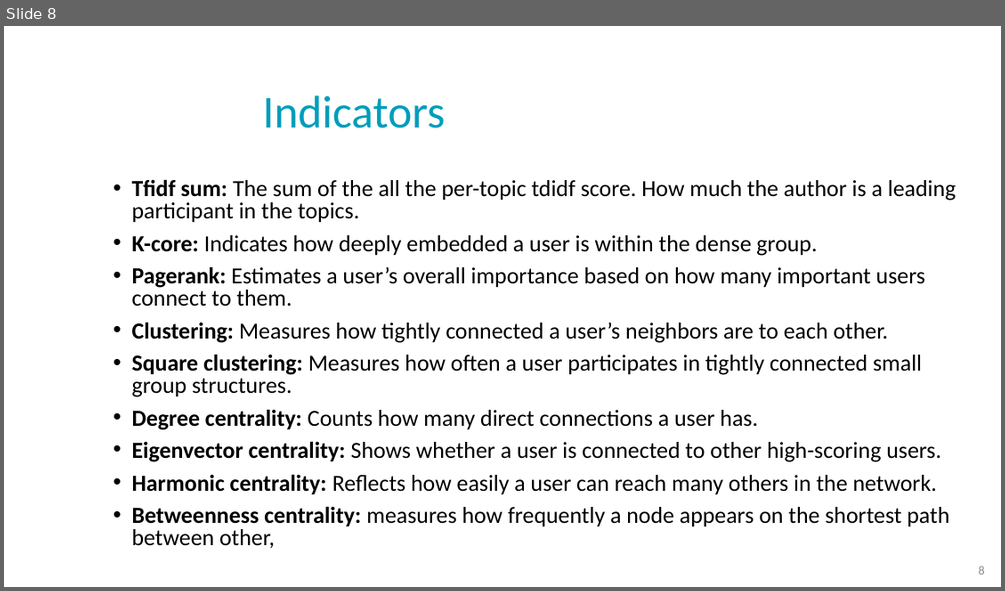
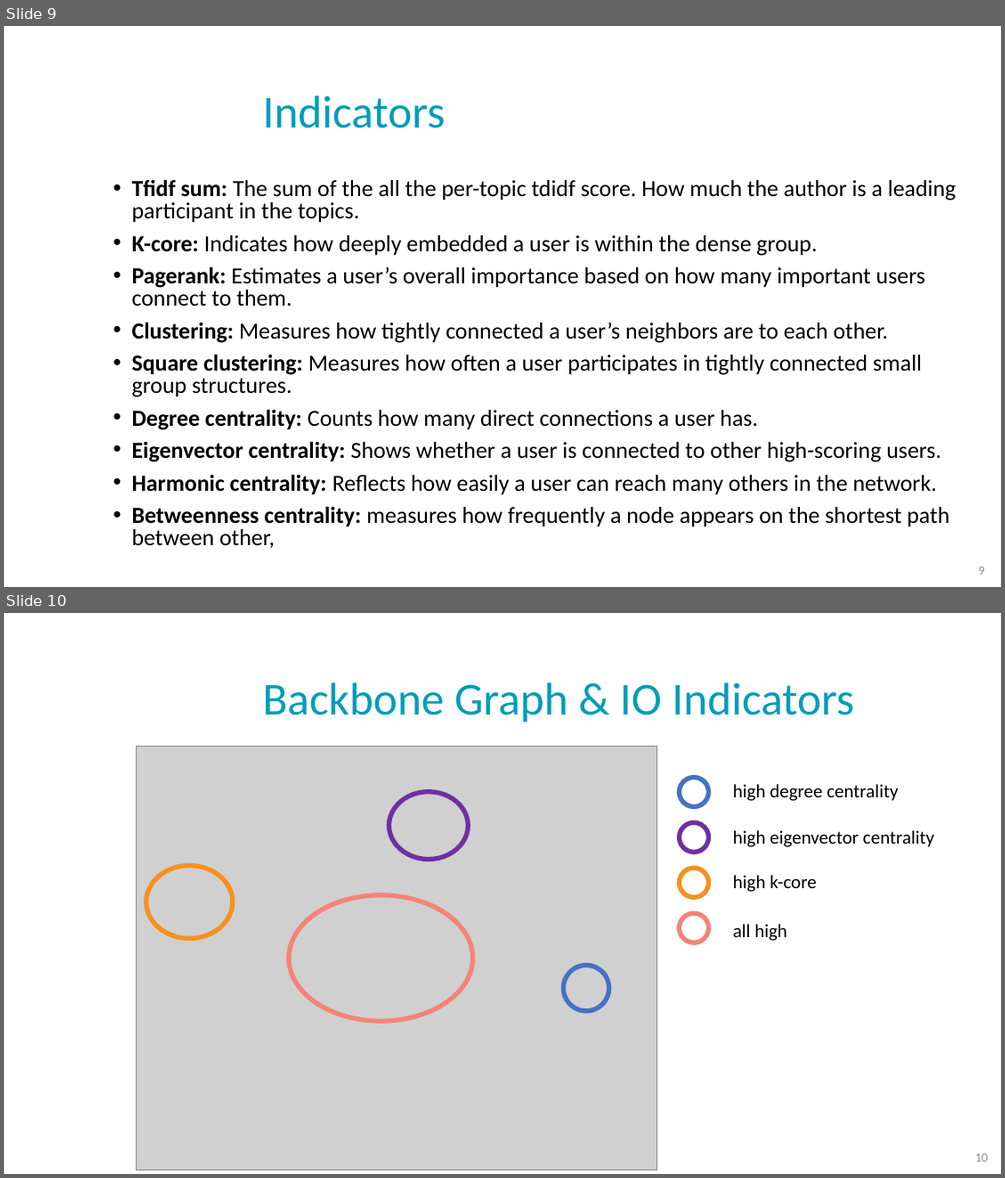
Before and after one commit to NoaTal1996/Backbone-Graph, a slide deck: docs/base_slides.pptx. Shown one above the other, each under a label of ours: slide 8 before the commit, slides 9 and 10 after it. The pictures are 1005x591 and 1005x1178 pixels, drawn with LibreOffice and Linux fonts; fonts in the diff are those of the drawing; grey boxes stand for pictures; background and template pictures are left out. Boxes give left, top, right and bottom in pixels: in the first picture for what was removed or moved away, otherwise in the second. Text is boxed around its words. In the diff, an @@ line names an element or a change of style, - is before the commit and + after.

```diff
--- a/docs/base_slides.pptx
+++ b/docs/base_slides.pptx
@@ slide 10 added at (4,613,1001,1174), background picture (left out) @@
@@ title added at (263,682,854,722), 44 pt, text #009DBB @@
+Backbone Graph & IO Indicators
@@ picture added at (137,747,657,1169) @@
@@ ellipse added at (389,792,469,859), outline #7030A0 4.5 pt @@
@@ ellipse added at (680,778,708,807), outline #4472C4 4.5 pt @@
@@ text added at (733,784,898,801), 18 pt, text #000000 @@
+high degree centrality
@@ ellipse added at (680,822,708,852), outline #7030A0 4.5 pt @@
@@ text added at (733,830,934,847), 18 pt, text #000000 @@
+high eigenvector centrality
@@ ellipse added at (146,866,233,938), outline #F59120 4.5 pt @@
@@ ellipse added at (680,868,708,897), outline #F59120 4.5 pt @@
@@ text added at (733,875,816,892), 18 pt, text #000000 @@
+high k-core
@@ ellipse added at (289,895,473,1021), outline #F58377 4.5 pt @@
@@ ellipse added at (680,913,708,942), outline #F58377 4.5 pt @@
@@ text added at (733,924,787,941), 18 pt, text #000000 @@
+all high
@@ ellipse added at (563,965,609,1011), outline #4472C4 4.5 pt @@
@@ page number added at (975,1153,987,1161), 12 pt, text #8C8C8C @@
+10
@@ what was slide 8 is now slide 9 @@
@@ page number at (979,566,985,574): text changed @@
-8
+9
```
Also in this commit, not shown: 4 slides changed, 1 other slide added, 3 other files.
